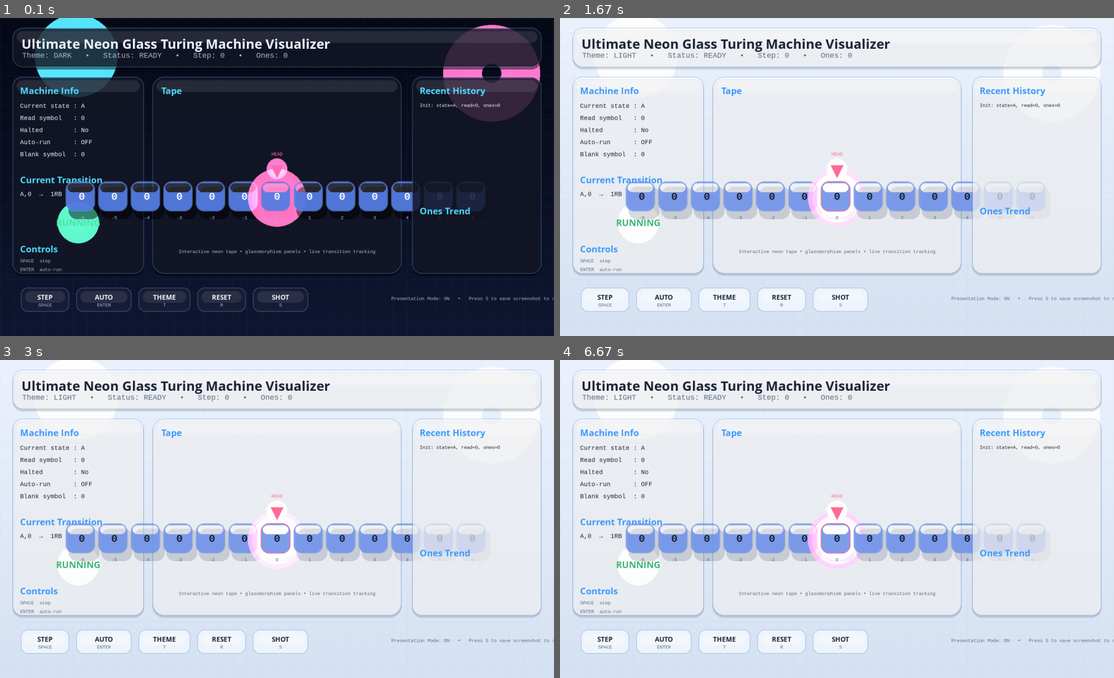
Above: before the commit, frames 1-4 (two rows, left to right).
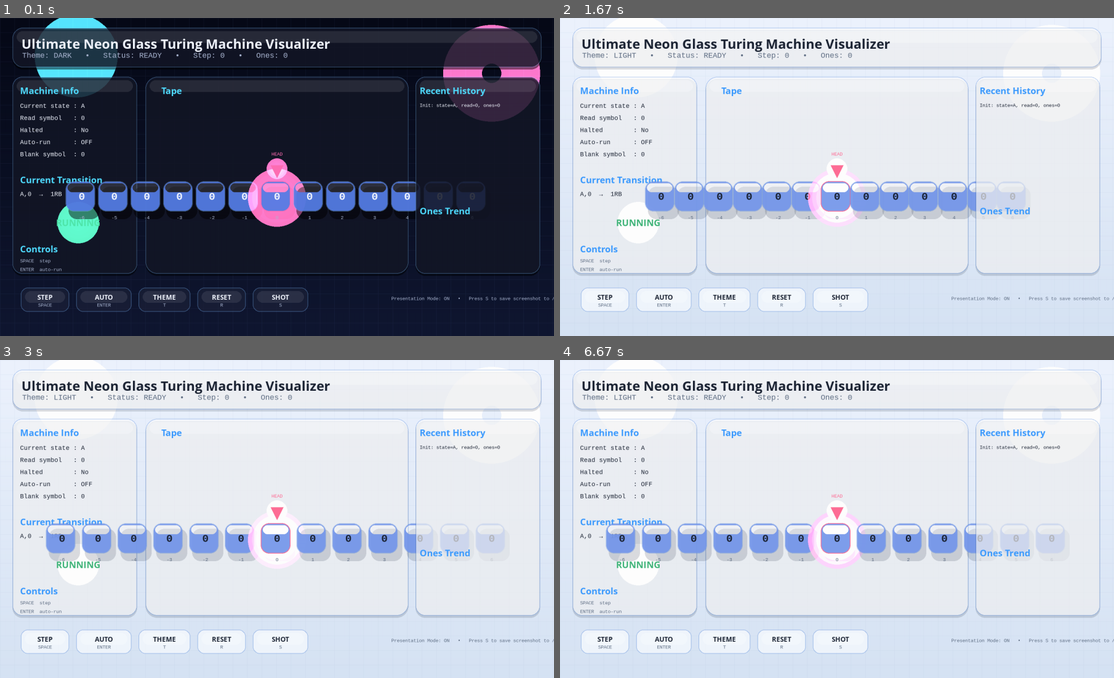
Above: after the commit, the same moments.

Repository: Atj-123h/TLA_Project
Game: pygame game, started from Part 1 - Busy Beaver/tm_visualizer.py
The game is run twice, just before and just after one commit, with the same random seed, the same clock (stepped at 60 frames per second) and the same inputs.
Inputs:
- Up to frame 1 (0.1 s): no input
- Up to frame 2 (1.67 s): tap T at 0.33 s; tap - at 0.67 s; tap G at 1 s
- Up to frame 3 (3 s): hold = 1.83-2.3 s; tap = at 2.33 s
- Up to frame 4 (6.67 s): hold - 3.17-3.63 s; tap = at 3.67 s

The runs differ from the first frame. In frame 1, 1.3% of the frame differs, in the area x 23-98%, y 18-81%; in frame 2, 3.8%; in frame 3, 4.5%, in the area x 8-98%, y 18-82%; in frame 4, 4.5%.

Commit message:
Creating UI has been successfully finished!

Diff:
--- /dev/null
+++ b/Part 1 - Busy Beaver/tempCodeRunnerFile.py
@@ -0,0 +1 @@
+int
--- a/Part 1 - Busy Beaver/tm_visualizer.py
+++ b/Part 1 - Busy Beaver/tm_visualizer.py
@@ -3,10 +3,7 @@
 import random
 import pygame
 from turing_machine import TuringMachine
-
-# =========================================================
-# CONFIGURE YOUR MACHINE HERE
-# =========================================================
+import os
 
 TRANSITIONS = {
     ('A', '0'): ('B', '1', 'R'),
@@ -20,14 +17,28 @@
 INPUT_TAPE = ""
 START_STATE = 'A'
 HALT_STATE = 'Z'
+# BLANK = '□'
 BLANK = '0'
-
-# =========================================================
-# PYGAME INIT
-# =========================================================
 
 pygame.init()
 pygame.font.init()
+
+pygame.mixer.init()
+
+def generate_beep(freq=700, duration=80):
+    sample_rate = 22050
+    n = int(sample_rate * duration / 1000)
+    buf = bytearray()
+
+    for i in range(n):
+        t = i / sample_rate
+        val = int(127 * math.sin(2 * math.pi * freq * t) + 128)
+        buf.extend([val, val])
+
+    return pygame.mixer.Sound(buffer=bytes(buf))
+
+STEP_SOUND = generate_beep(900, 60)
+HALT_SOUND = generate_beep(250, 220)
 
 WIDTH, HEIGHT = 1600, 920
 SCREEN = pygame.display.set_mode((WIDTH, HEIGHT))
@@ -41,10 +52,6 @@
 FONT_SMALL = pygame.font.SysFont("consolas", 16)
 FONT_TAPE = pygame.font.SysFont("consolas", 34, bold=True)
 FONT_BUTTON = pygame.font.SysFont("segoeui", 20, bold=True)
-
-# =========================================================
-# THEMES
-# =========================================================
 
 THEMES = {
     "dark": {
@@ -87,10 +94,6 @@
 
 current_theme_name = "dark"
 
-# =========================================================
-# HELPERS
-# =========================================================
-
 def T():
     return THEMES[current_theme_name]
 
@@ -160,10 +163,6 @@
     current = config["symbol"]
     return left.count('1') + right.count('1') + (1 if current == '1' else 0)
 
-# =========================================================
-# UI COMPONENTS
-# =========================================================
-
 class Particle:
     def __init__(self, x, y, color):
         self.x = x + random.uniform(-10, 10)
@@ -213,10 +212,6 @@
 
     def clicked(self, pos):
         return self.rect.collidepoint(pos)
-
-# =========================================================
-# VISUALIZER
-# =========================================================
 
 class TMVisualizer:
     def __init__(self):
@@ -236,6 +231,15 @@
         self.head_draw_x = self.center_x
         self.target_head_draw_x = self.center_x
 
+        self.zoom = 1.0
+        self.highlight_timer = 0
+        self.last_written_index = None
+
+        self.export_frames = False
+        self.frame_id = 0
+
+        self.presentation_mode = False
+
         self.buttons = [
             Button((60, 780, 140, 70), "STEP", (90, 220, 255), "SPACE"),
             Button((220, 780, 160, 70), "AUTO", (255, 170, 90), "ENTER"),
@@ -331,9 +335,19 @@
             if self.halted:
                 self.spawn_particles(self.center_x, self.tape_y - 40, T()["warn"], n=28)
 
+            if self.halted:
+                HALT_SOUND.play()
+            else:
+                STEP_SOUND.play()
+
+            self.highlight_timer = 15
+            self.last_written_index = head_before
+
         except StopIteration:
             self.halted = True
             self.status = "HALTED"
+
+            HALT_SOUND.play()
 
     def save_screenshot(self):
         filename = f"tm_visualizer_shot_{pygame.time.get_ticks()}.png"
@@ -352,11 +366,13 @@
             self.perform_step()
             self.last_auto_tick = now
 
+        if self.highlight_timer > 0:
+            self.highlight_timer -= 1
+
     def draw_background(self):
         gradient_bg(SCREEN, T()["bg1"], T()["bg2"])
         draw_grid(SCREEN)
 
-        # soft ambient glows
         draw_glow(SCREEN, (220, 110), T()["accent"], radius=120, alpha=26, layers=5)
         draw_glow(SCREEN, (WIDTH - 180, 160), T()["head"], radius=140, alpha=20, layers=5)
 
@@ -369,7 +385,7 @@
         draw_text(SCREEN, info, FONT_H2, T()["muted"], (64, 96))
 
     def draw_left_panel(self):
-        rect = pygame.Rect(36, 170, 380, 570)
+        rect = pygame.Rect(36, 170, 360, 570)
         glass_panel(SCREEN, rect, T()["panel"], T()["border"], radius=28)
 
         draw_text(SCREEN, "Machine Info", FONT_H1, T()["accent"], (58, 192))
@@ -394,7 +410,7 @@
         draw_text(SCREEN, "ENTER  auto-run", FONT_SMALL, T()["muted"], (58, 720))
 
     def draw_right_panel(self):
-        rect = pygame.Rect(WIDTH - 410, 170, 374, 570)
+        rect = pygame.Rect(WIDTH - 400, 170, 360, 570)
         glass_panel(SCREEN, rect, T()["panel"], T()["border"], radius=28)
 
         draw_text(SCREEN, "Recent History", FONT_H1, T()["accent"], (WIDTH - 388, 192))
@@ -439,7 +455,7 @@
         draw_text(SCREEN, f"max={max(vals)}", FONT_SMALL, T()["muted"], (rect.x + rect.width - 70, rect.y + 6))
 
     def draw_tape_panel(self):
-        rect = pygame.Rect(440, 170, WIDTH - 880, 570)
+        rect = pygame.Rect(420, 170, WIDTH - 840, 570)
         glass_panel(SCREEN, rect, T()["panel"], T()["border"], radius=34)
 
         draw_text(SCREEN, "Tape", FONT_H1, T()["accent"], (466, 192))
@@ -451,16 +467,26 @@
 
         for i in range(self.visible_cells):
             idx = start_idx + i
-            cell_center_x = int(self.head_draw_x + (i - self.visible_cells // 2) * self.cell_w)
+            cell_center_x = int(self.head_draw_x + (i - self.visible_cells // 2) * self.cell_w * self.zoom)
             cell_center_y = self.tape_y
+            cell_w = int(self.cell_w * self.zoom)
+            cell_h = int(self.cell_h * self.zoom)
 
             val = tape[idx] if 0 <= idx < len(tape) else BLANK
             is_head = (idx == head_idx)
 
+            if self.highlight_timer > 0 and idx == self.last_written_index:
+                pygame.draw.rect(
+                    SCREEN,
+                    (255, 255, 80),
+                    (cell_center_x - cell_w//2, cell_center_y - cell_h//2, cell_w, cell_h),
+                    4,
+                    border_radius=18
+                )
+
             color = T()["one"] if val == '1' else T()["zero"]
 
-            # cell shadow
-            shadow = pygame.Surface((self.cell_w + 18, self.cell_h + 18), pygame.SRCALPHA)
+            shadow = pygame.Surface((cell_w + 18, cell_h + 18), pygame.SRCALPHA)
             round_rect(shadow, pygame.Rect(10, 10, self.cell_w - 4, self.cell_h - 2), T()["shadow"], radius=24)
             SCREEN.blit(shadow, (cell_center_x - self.cell_w // 2 - 1, cell_center_y - self.cell_h // 2 + 6))
 
@@ -490,11 +516,7 @@
                 )
                 draw_text(SCREEN, "HEAD", FONT_SMALL, T()["head"], (cell_center_x, cell_center_y - 126), center=True)
 
-        draw_text(
-            SCREEN,
-            "Interactive neon tape • glassmorphism panels • live transition tracking",
-            FONT_SMALL, T()["muted"], (WIDTH // 2, 676), center=True
-        )
+
 
         for p in self.particles:
             p.draw(SCREEN)
@@ -510,6 +532,17 @@
             "Presentation Mode: ON   •   Press S to save screenshot to /mnt/data",
             FONT_SMALL, T()["muted"], (WIDTH - 470, 804)
         )
+
+    def export_frame(self):
+        if not self.export_frames:
+            return
+
+        os.makedirs("frames", exist_ok=True)
+
+        filename = f"frames/frame_{self.frame_id:05d}.png"
+        pygame.image.save(SCREEN, filename)
+
+        self.frame_id += 1
 
     def draw(self, mouse_pos):
         self.draw_background()
@@ -520,10 +553,7 @@
         self.draw_buttons(mouse_pos)
         self.draw_footer()
         pygame.display.flip()
-
-# =========================================================
-# MAIN
-# =========================================================
+        self.export_frame()
 
 def main():
     global current_theme_name
@@ -554,6 +584,14 @@
                     vis.reset_machine()
                 elif event.key == pygame.K_s:
                     vis.save_screenshot()
+                elif event.key == pygame.K_EQUALS:
+                    vis.zoom = min(2.5, vis.zoom + 0.1)
+                elif event.key == pygame.K_MINUS:
+                    vis.zoom = max(0.6, vis.zoom - 0.1)
+                elif event.key == pygame.K_g:
+                    vis.export_frames = not vis.export_frames
+                elif event.key == pygame.K_p:
+                    vis.presentation_mode = not vis.presentation_mode
 
             elif event.type == pygame.MOUSEBUTTONDOWN and event.button == 1:
                 if vis.buttons[0].clicked(mouse_pos):
